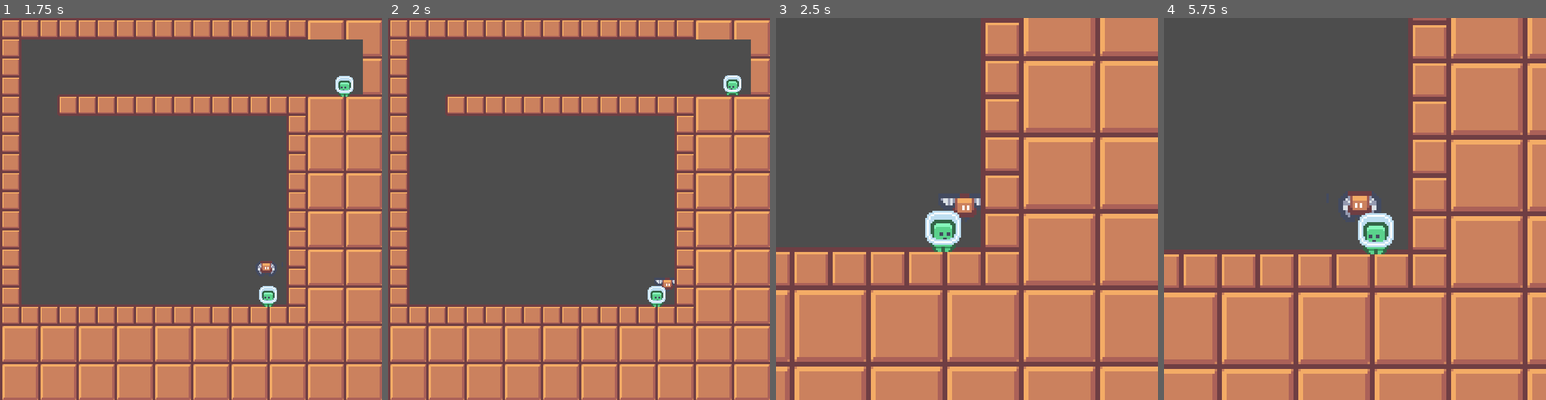
Above: before the commit, frames 1-4 (left to right).
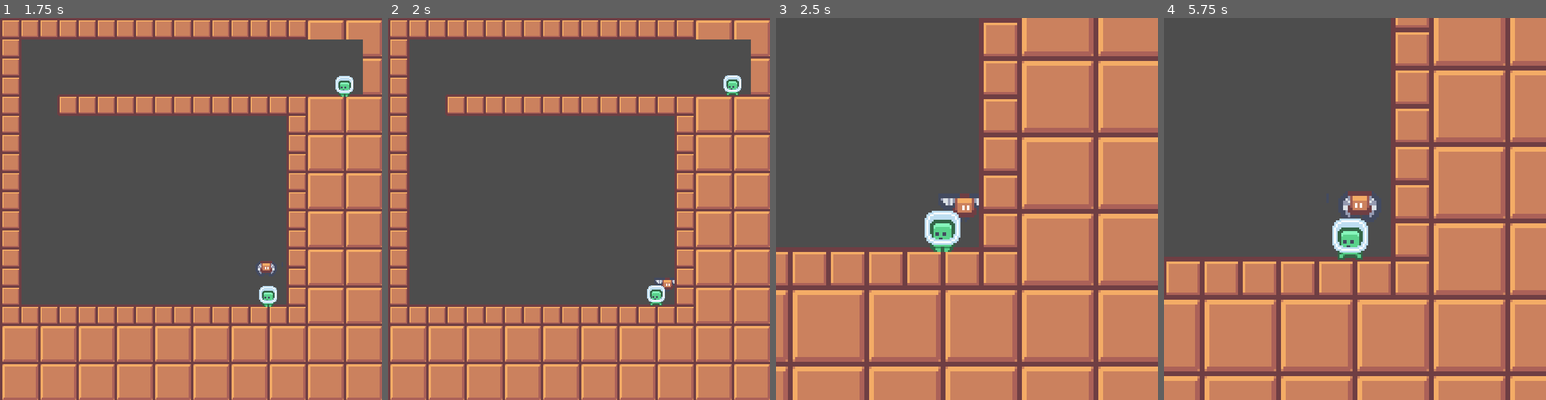
Above: after the commit, the same moments.

Repository: W00pdecker/led-zeppelin
Game: Godot game, scene res://Scenes/world.tscn
Same seed, same stepped clock (60 frames per second), same inputs: the game is played once before the commit and once after it.
Inputs:
- Up to frame 1 (1.75 s): hold Q (zoom) 0.53-1.28 s; hold Right (ui_right) from 0.53 s (still down); tap Up (ui_up) at 0.77, 1.52 s; tap Q (zoom) at 1.35 s
- Up to frame 2 (2 s): keep holding Right (ui_right)
- Up to frame 3 (2.5 s): release Right (ui_right) at 2.03 s; hold Left (ui_left) from 2.03 s (still down); hold Q (zoom) from 2.03 s (still down)
- Up to frame 4 (5.75 s): release Left (ui_left) at 2.78 s; release Q (zoom) at 2.78 s; hold Right (ui_right) 2.78-4.28 s; tap Q (zoom) at 2.85, 4.35 s; tap Up (ui_up) at 3.02, 3.77, 4.52 s; hold Q (zoom) 3.53-4.28 s; hold Left (ui_left) 4.28-5.03 s; hold Right (ui_right) from 5.03 s (still down); hold Q (zoom) from 5.03 s (still down)

Frame 1 is identical in both runs. In frame 2, 0.1% of the frame differs, in the area x 67-73%, y 70-76%; in frame 3, 6.7%; in frame 4, 39%, in the area x 0-100%, y 0-100%.

Commit message:
Платформы

Diff:
--- a/Levels/level_0.tscn
+++ b/Levels/level_0.tscn
@@ -3,6 +3,12 @@
 [ext_resource type="TileSet" uid="uid://ctdf1ujr8qn7u" path="res://assets/TileSets/new_tile_set.tres" id="1_8ryqv"]
 [ext_resource type="PackedScene" uid="uid://cvxmf7xm88c67" path="res://Scenes/passenger.tscn" id="2_31js7"]
 [ext_resource type="PackedScene" uid="uid://b0ry2kfxdlalq" path="res://Scenes/platform.tscn" id="4_epnel"]
+
+[sub_resource type="RectangleShape2D" id="RectangleShape2D_finow"]
+size = Vector2(224, 14)
+
+[sub_resource type="RectangleShape2D" id="RectangleShape2D_epnel"]
+size = Vector2(252, 20)
 
 [node name="Level0" type="Node2D" unique_id=1584254276]
 position = Vector2(-162, -159)
@@ -25,5 +31,13 @@
 [node name="platform" parent="Platforms" unique_id=569296641 instance=ExtResource("4_epnel")]
 position = Vector2(13, 76)
 
+[node name="CollisionShape2D" type="CollisionShape2D" parent="Platforms/platform" unique_id=920283980]
+position = Vector2(-45, 3)
+shape = SubResource("RectangleShape2D_finow")
+
 [node name="platform2" parent="Platforms" unique_id=1452866969 instance=ExtResource("4_epnel")]
 position = Vector2(82, -95)
+
+[node name="CollisionShape2D" type="CollisionShape2D" parent="Platforms/platform2" unique_id=1974813249]
+position = Vector2(-68, 0)
+shape = SubResource("RectangleShape2D_epnel")
--- a/Scenes/platform.tscn
+++ b/Scenes/platform.tscn
@@ -1,15 +1,8 @@
 [gd_scene format=3 uid="uid://b0ry2kfxdlalq"]
 
 [ext_resource type="Script" uid="uid://vpp5reh054ah" path="res://scripts/platform.gd" id="1_1rc8e"]
-
-[sub_resource type="RectangleShape2D" id="RectangleShape2D_1rc8e"]
-size = Vector2(132, 20)
 
 [node name="platform" type="Area2D" unique_id=569296641]
 collision_layer = 4
 input_pickable = false
 script = ExtResource("1_1rc8e")
-
-[node name="CollisionShape2D" type="CollisionShape2D" parent="." unique_id=884302842]
-position = Vector2(-1, 1)
-shape = SubResource("RectangleShape2D_1rc8e")
